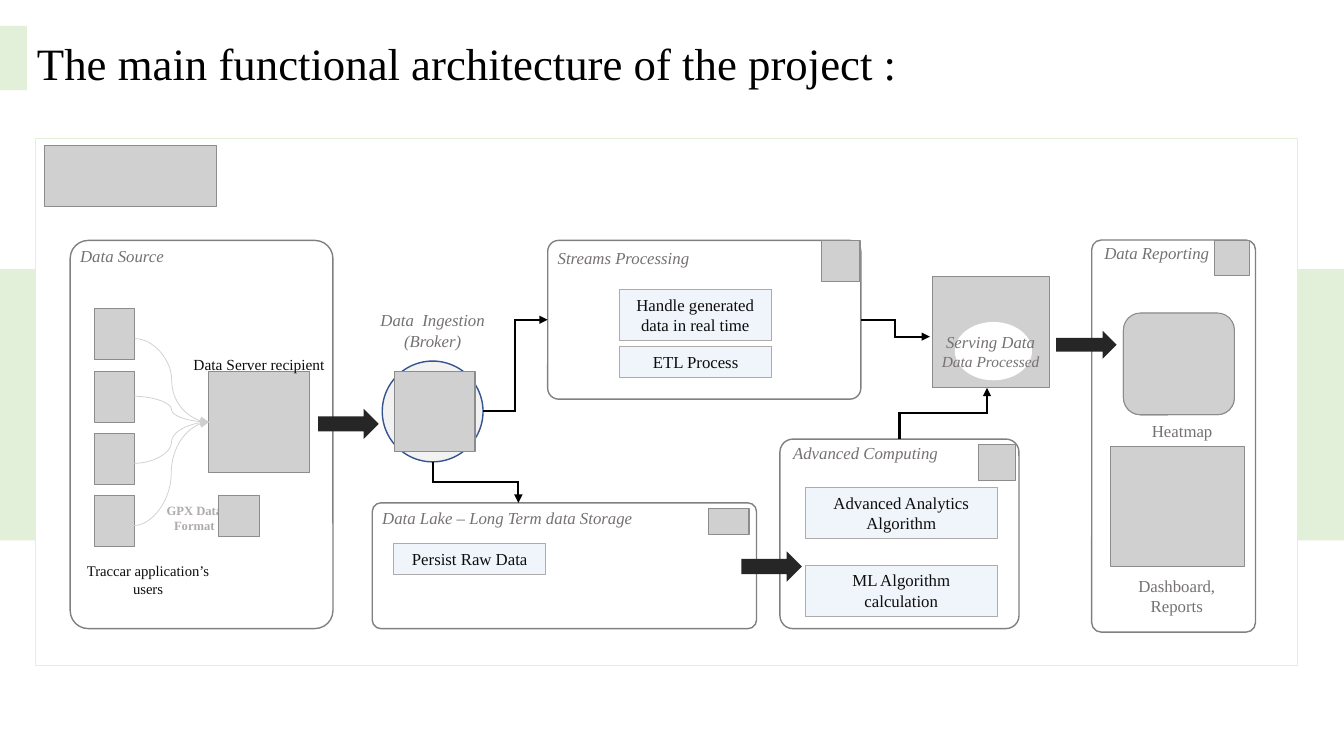
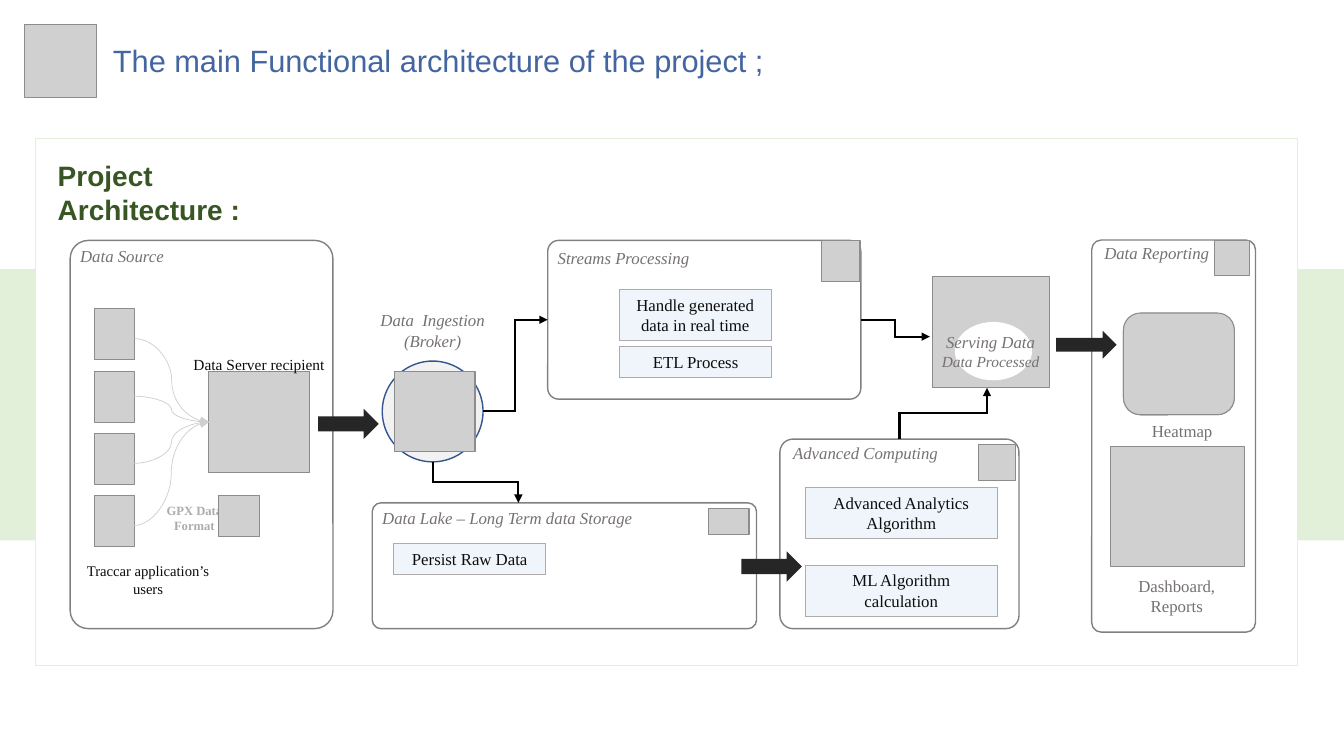
Before and after one commit to MiSalah/Real-Time-Data-Streaming-Analytics-System-for-tracking-Pedestrians, a slide deck: slide 6 of Progress' Presentations/Etat d'avancement - S1.pptx (slide 8 before the commit). Drawn at 1344x756 pixels with LibreOffice and Linux fonts; fonts in the diff are those of the drawing; grey boxes stand for pictures; background and template pictures are left out. Boxes give left, top, right and bottom in pixels: in the first picture for what was removed or moved away, otherwise in the second. Text is boxed around its words. In the diff, an @@ line names an element or a change of style, - is before the commit and + after.

```diff
--- a/Progress' Presentations/Etat d'avancement - S1.pptx
+++ b/Progress' Presentations/Etat d'avancement - S1.pptx
@@ rectangle removed at [0, 26, 27, 91] @@
@@ picture added at [24, 24, 97, 98] @@
@@ text at [113, 49, 746, 78]: text changed; size 32 to 22 pt; font Times New Roman to Arial; text colour #000000 to #4466A0 @@
-The main functional architecture of the project :
+The main Functional architecture of the project ;
@@ picture removed at [45, 145, 217, 207] @@
@@ text added at [58, 165, 223, 221], 20 pt, text #385723, bold @@
+Project Architecture :
```
Also in this commit, not shown: 5 other slides changed, 5 slides removed.
